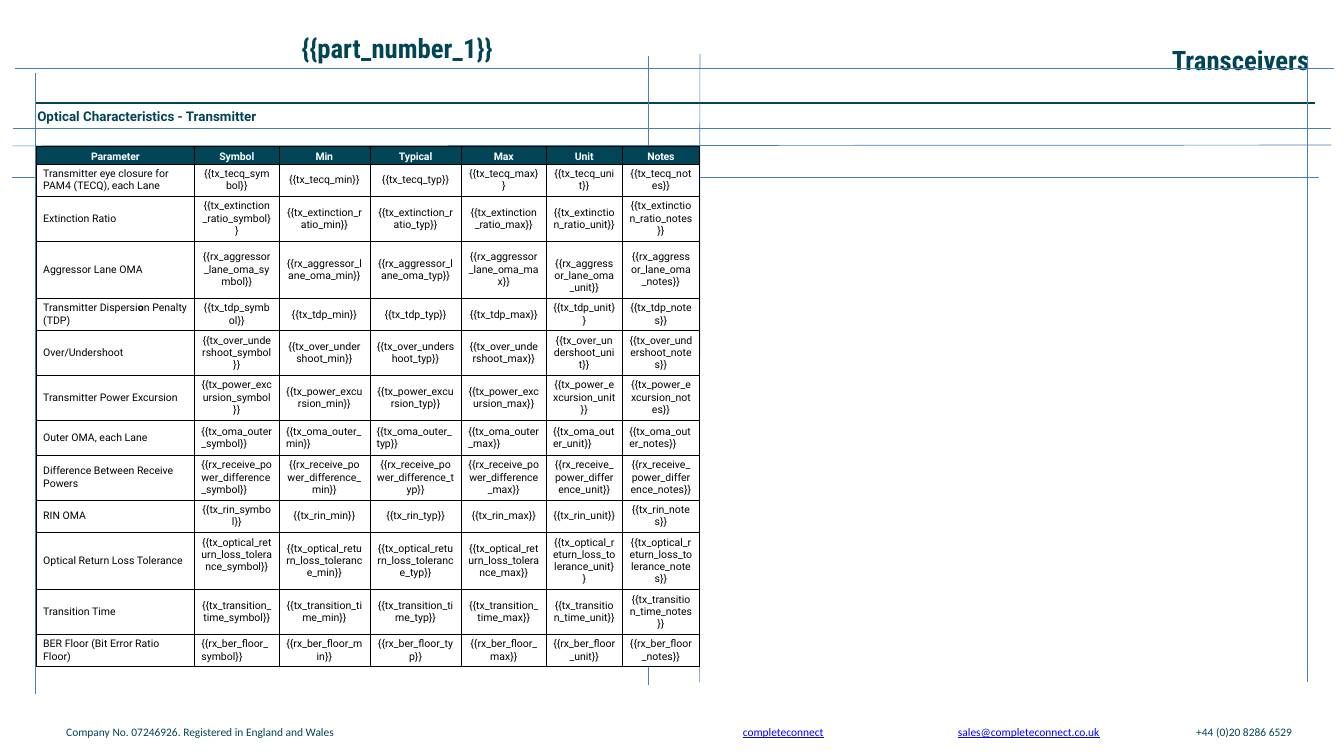
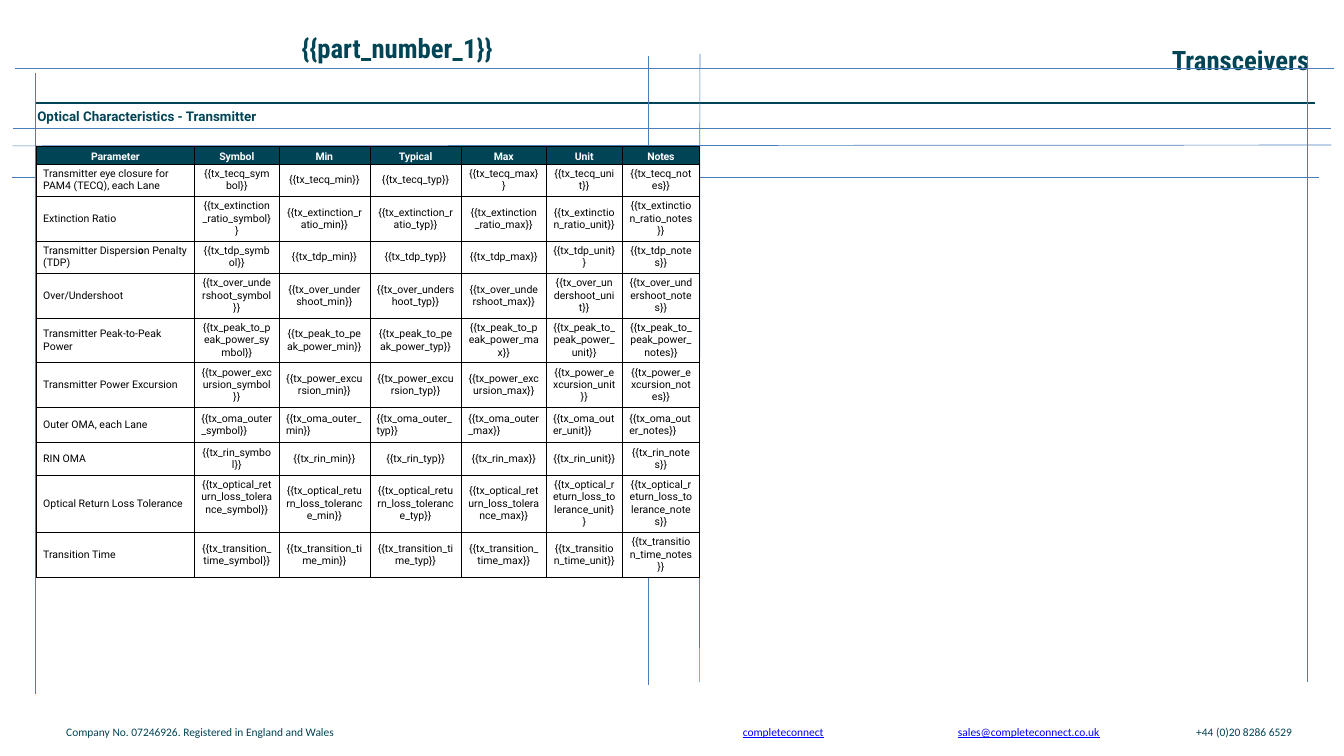
Before and after one commit to Sofiavenizelos/pptx-filler, a slide deck: slide 6 of template.pptx. Drawn at 1344x756 pixels with LibreOffice and Linux fonts; fonts in the diff are those of the drawing; background and template pictures are left out. Boxes give left, top, right and bottom in pixels: in the first picture for what was removed or moved away, otherwise in the second. Text is boxed around its words. In the diff, an @@ line names an element or a change of style, - is before the commit and + after.

```diff
--- a/template.pptx
+++ b/template.pptx
@@ table at [36,146,699,576] @@
-row 4: Aggressor Lane OMA | {{rx_aggressor_lane_oma_symbol}} | {{rx_aggressor_lane_oma_min}} | {{rx_aggressor_lane_oma_typ}} | {{rx_aggressor_lane_oma_max}} | {{rx_aggressor_lane_oma_unit}} | {{rx_aggressor_lane_oma_notes}}
+row 6: Transmitter Peak-to-Peak Power | {{tx_peak_to_peak_power_symbol}} | {{tx_peak_to_peak_power_min}} | {{tx_peak_to_peak_power_typ}} | {{tx_peak_to_peak_power_max}} | {{tx_peak_to_peak_power_unit}} | {{tx_peak_to_peak_power_notes}}
-row 9: Difference Between Receive Powers | {{rx_receive_power_difference_symbol}} | {{rx_receive_power_difference_min}} | {{rx_receive_power_difference_typ}} | {{rx_receive_power_difference_max}} | {{rx_receive_power_difference_unit}} | {{rx_receive_power_difference_notes}}
-row 13: BER Floor (Bit Error Ratio Floor) | {{rx_ber_floor_symbol}} | {{rx_ber_floor_min}} | {{rx_ber_floor_typ}} | {{rx_ber_floor_max}} | {{rx_ber_floor_unit}} | {{rx_ber_floor_notes}}
```
Also in this commit, not shown: 2 other slides changed, 1 other file.
